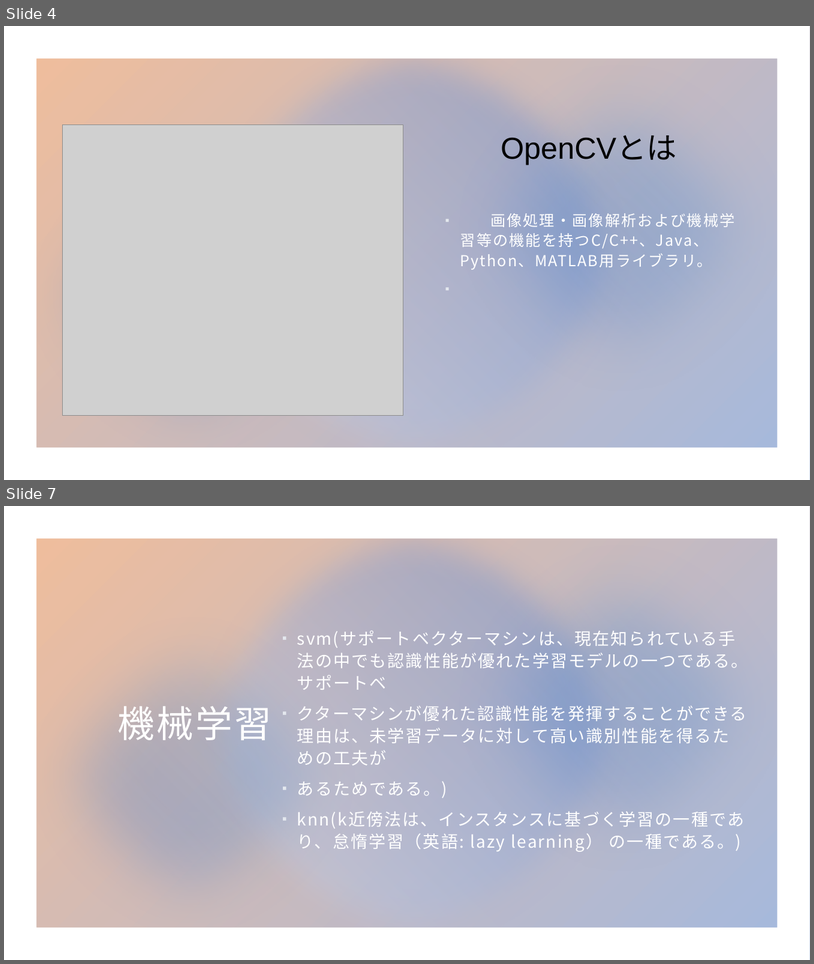
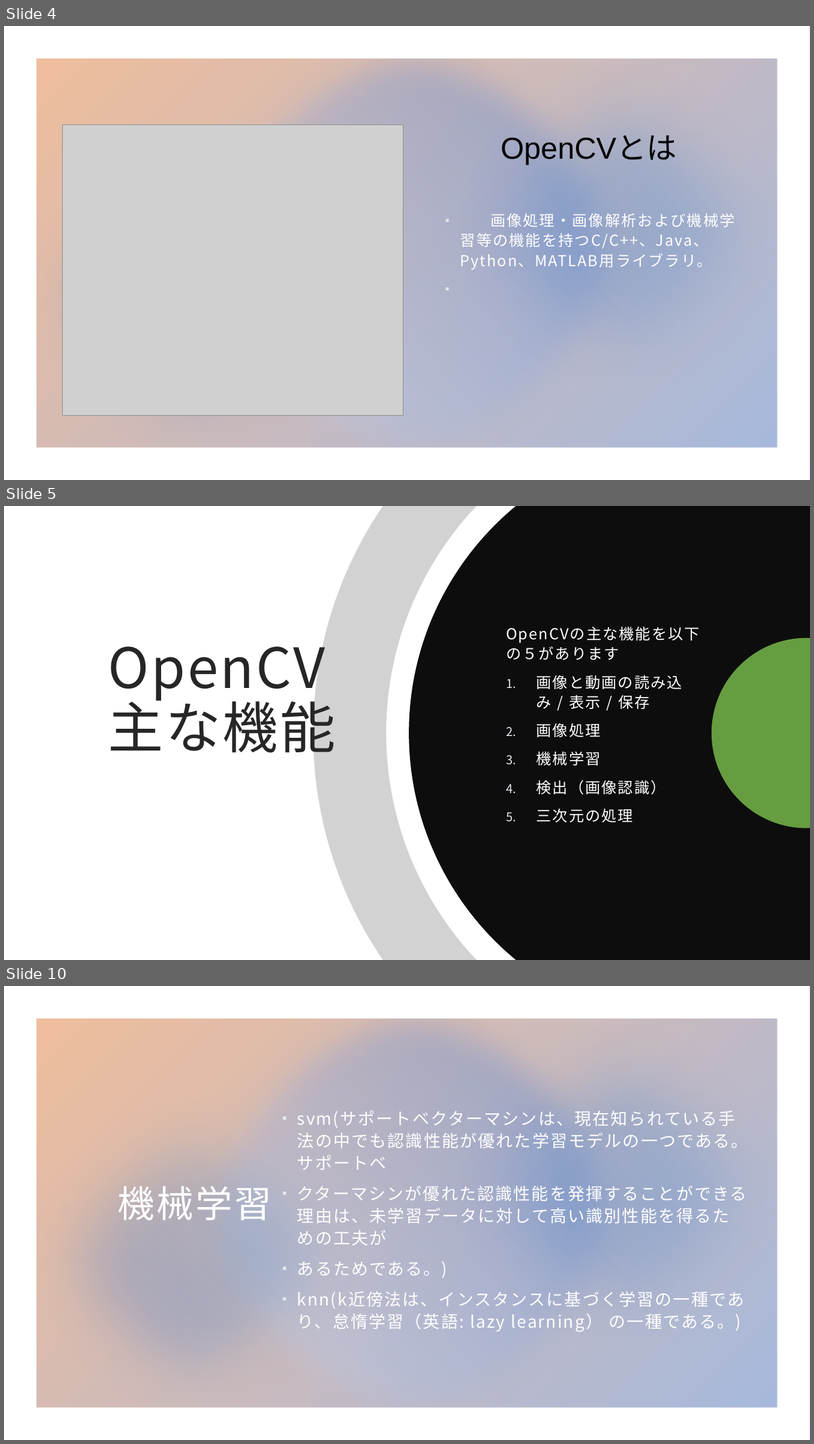
Before and after one commit to YIFAN-888/GRP_1, a slide deck: presentation/Panda AI.pptx. Shown one above the other, each under a label of ours: slides 4 and 7 before the commit, slides 4, 5 and 10 after it; the slides between them are not shown. The pictures are 814x964 and 814x1444 pixels, drawn with LibreOffice and Linux fonts; fonts in the diff are those of the drawing; grey boxes stand for pictures. Boxes give left, top, right and bottom in pixels: in the first picture for what was removed or moved away, otherwise in the second. Text is boxed around its words. In the diff, an @@ line names an element or a change of style, - is before the commit and + after.

```diff
--- a/presentation/Panda AI.pptx
+++ b/presentation/Panda AI.pptx
@@ slide 5 added at bbox=[4, 506, 810, 960], background #FFFFFF; not listed: 1 template element that a slide beside it also shows @@
@@ rectangle added at bbox=[4, 506, 810, 960], fill #FFFFFF @@
@@ freeform shape added at bbox=[313, 506, 476, 960], fill #808080 at 35% opacity @@
@@ freeform shape added at bbox=[410, 506, 810, 960], fill #0D0D0D @@
@@ title added at bbox=[101, 578, 350, 887], 66 pt, text #262626 @@
+OpenCV主な機能
@@ freeform shape added at bbox=[712, 638, 810, 828], fill #70AD47 at 90% opacity @@
@@ text added at bbox=[536, 675, 682, 822], 18 pt, text #FFFFFF @@
+OpenCVの主な機能を以下の５があります
+1. 画像と動画の読み込み / 表示 / 保存
+2. 画像処理
+3. 機械学習
+4. 検出（画像認識）
+5. 三次元の処理
@@ what was slide 7 is now slide 10 @@
```
Also in this commit, not shown: 4 slides changed, 4 other slides added, 1 slide removed.
